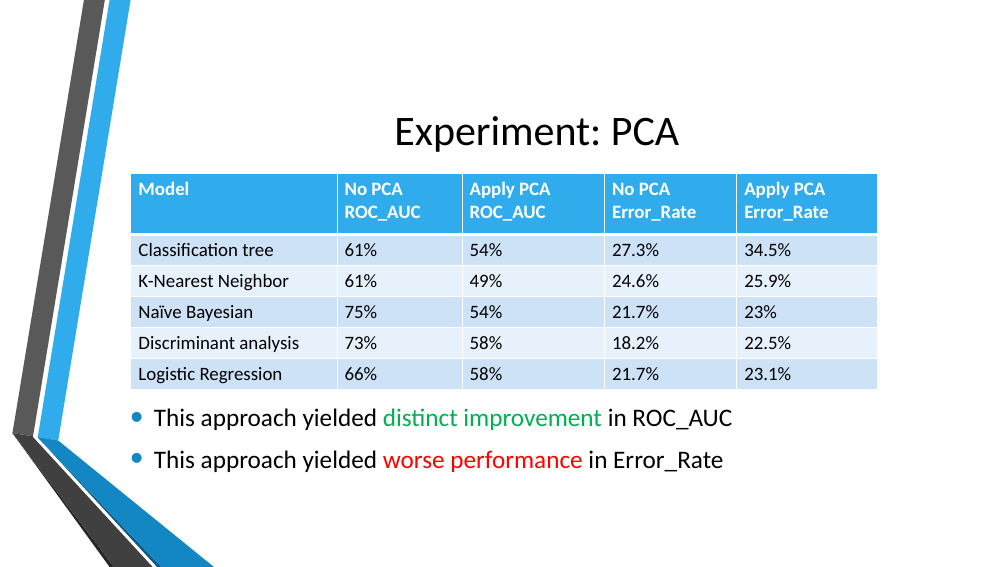
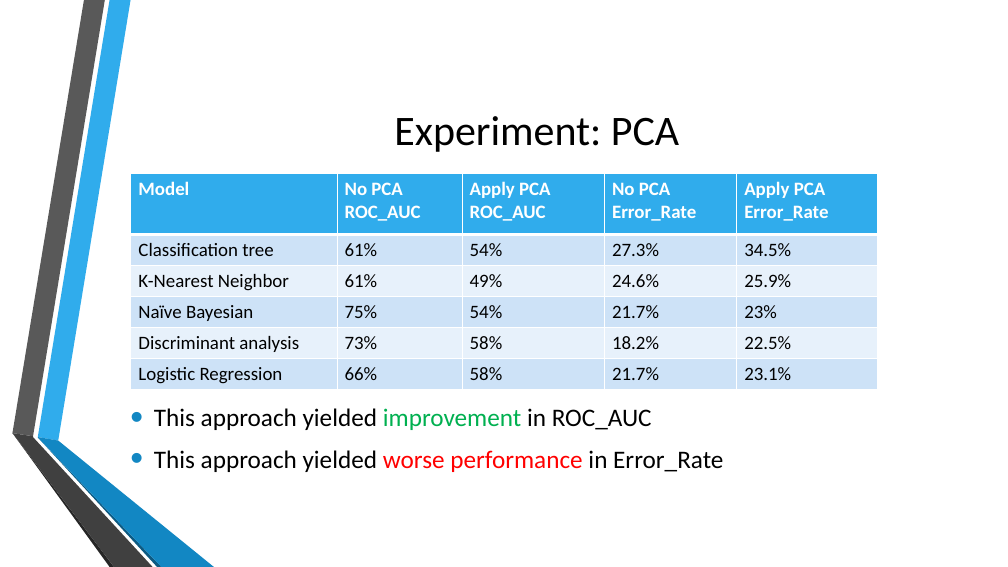
Before and after one commit to jb08/credit_card_default_ML, a slide deck: slide 11 of Predicting_Credit_Card_defaults.pptx (slide 12 before the commit). Drawn at 1008x567 pixels with LibreOffice and Linux fonts; fonts in the diff are those of the drawing; background and template pictures are left out. Boxes give left, top, right and bottom in pixels: in the first picture for what was removed or moved away, otherwise in the second. Text is boxed around its words. In the diff, an @@ line names an element or a change of style, - is before the commit and + after.

```diff
--- a/Predicting_Credit_Card_defaults.pptx
+++ b/Predicting_Credit_Card_defaults.pptx
@@ text at [154, 408, 652, 430]: text changed @@
-• This approach yielded distinct improvement in ROC_AUC
+• This approach yielded improvement in ROC_AUC
```
Also in this commit, not shown: 7 other slides changed, 1 slide removed.
